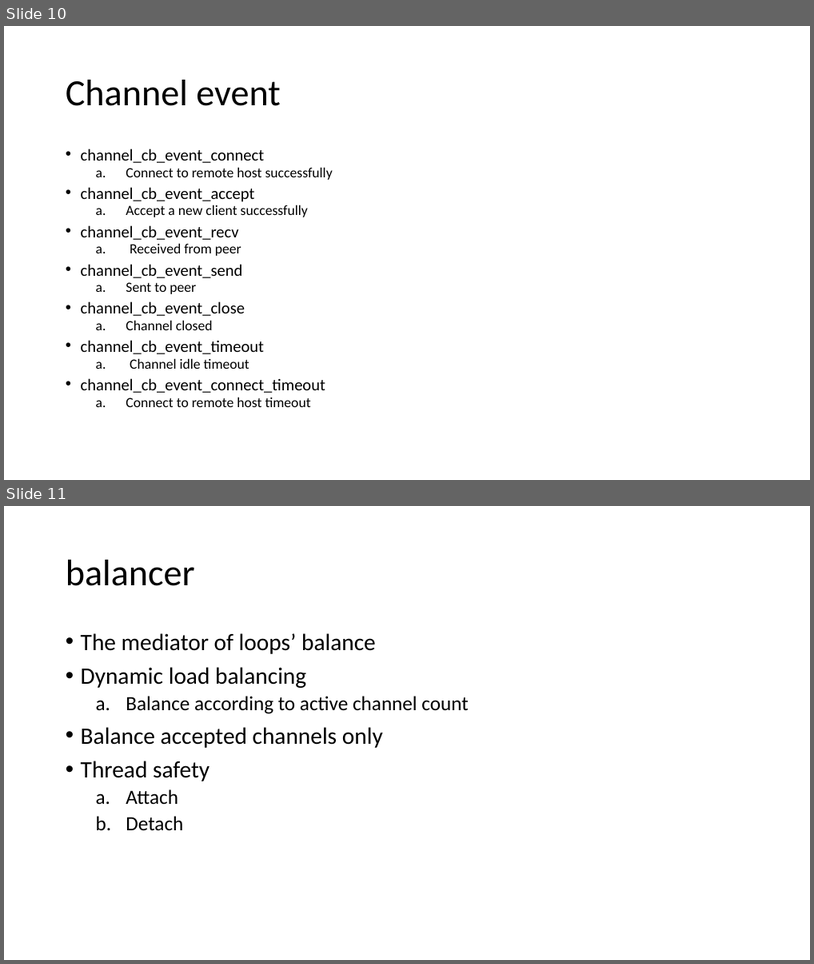
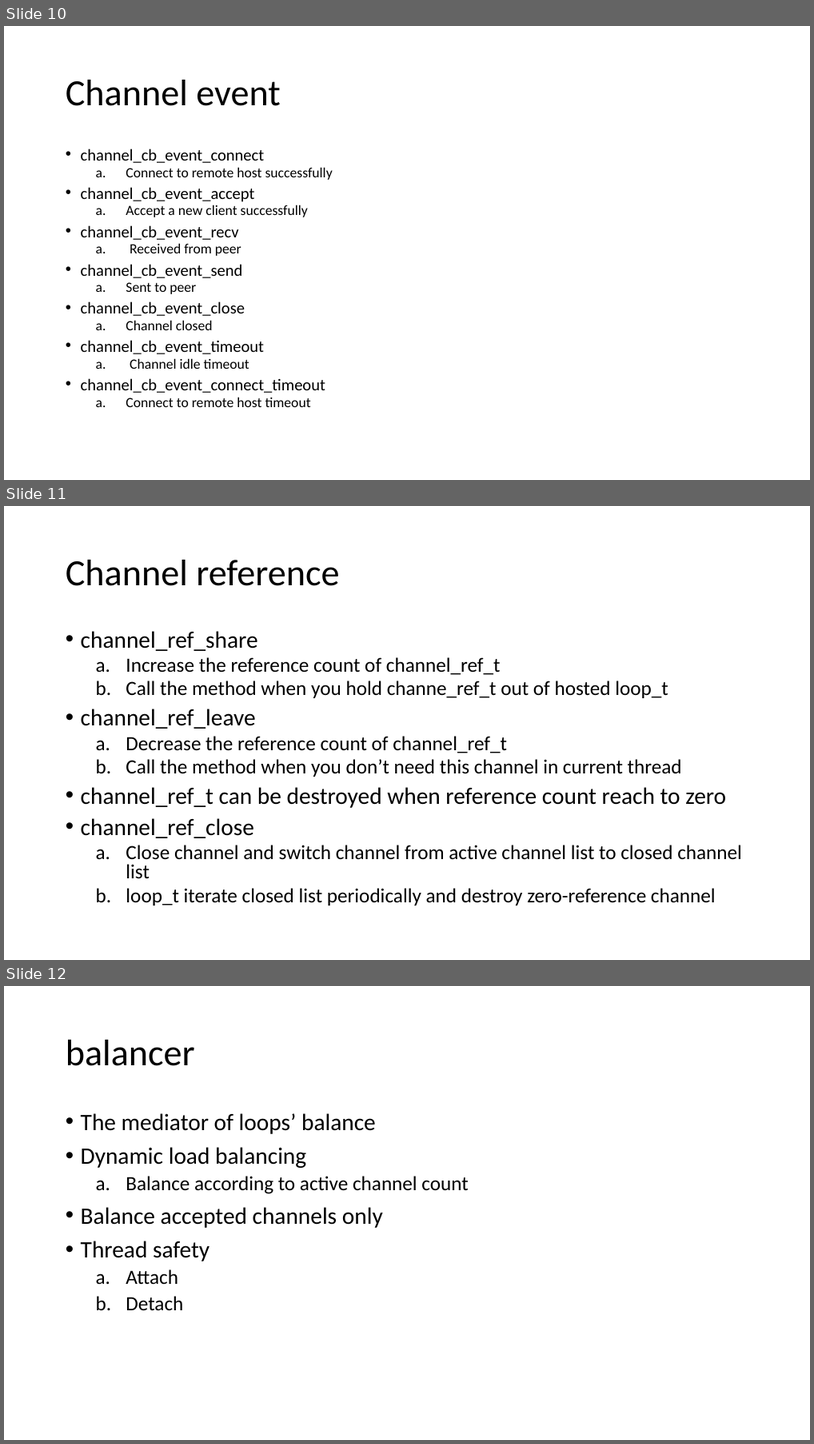
Before and after one commit to dennis-kk/knet, a slide deck: doc/knet.pptx. Shown one above the other, each under a label of ours: slides 10 and 11 before the commit, slides 10, 11 and 12 after it. The pictures are 814x964 and 814x1444 pixels, drawn with LibreOffice and Linux fonts; fonts in the diff are those of the drawing. Boxes give left, top, right and bottom in pixels: in the first picture for what was removed or moved away, otherwise in the second. Text is boxed around its words. In the diff, an @@ line names an element or a change of style, - is before the commit and + after.

Commit message:
update ppt

```diff
--- a/doc/knet.pptx
+++ b/doc/knet.pptx
@@ slide 11 added at box(4, 506, 810, 960), background #FFFFFF @@
@@ title added at box(66, 560, 339, 586), 44 pt, text #000000 @@
+Channel reference
@@ text added at box(81, 631, 742, 905), 24 pt, text #000000 @@
+• channel_ref_share
+  a. Increase the reference count of channel_ref_t
+  b. Call the method when you hold channe_ref_t out of hosted loop_t
+• channel_ref_leave
+  a. Decrease the reference count of channel_ref_t
+  b. Call the method when you don’t need this channel in current thread
+• channel_ref_t can be destroyed when reference count reach to zero
+• channel_ref_close
+  a. Close channel and switch channel from active channel list to closed channel list
+  b. loop_t iterate closed list periodically and destroy zero-reference channel
@@ what was slide 11 is now slide 12 @@
```
